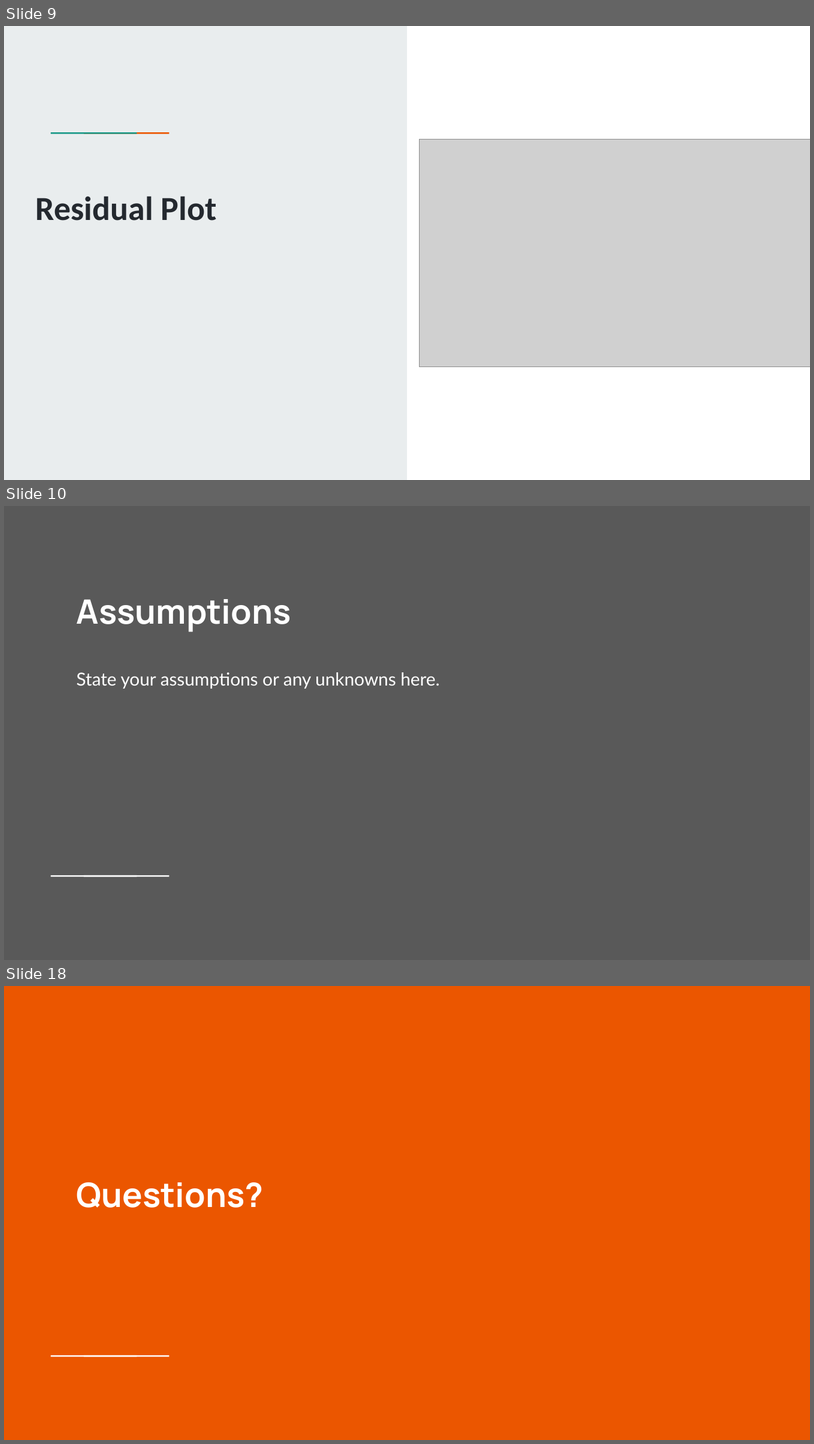
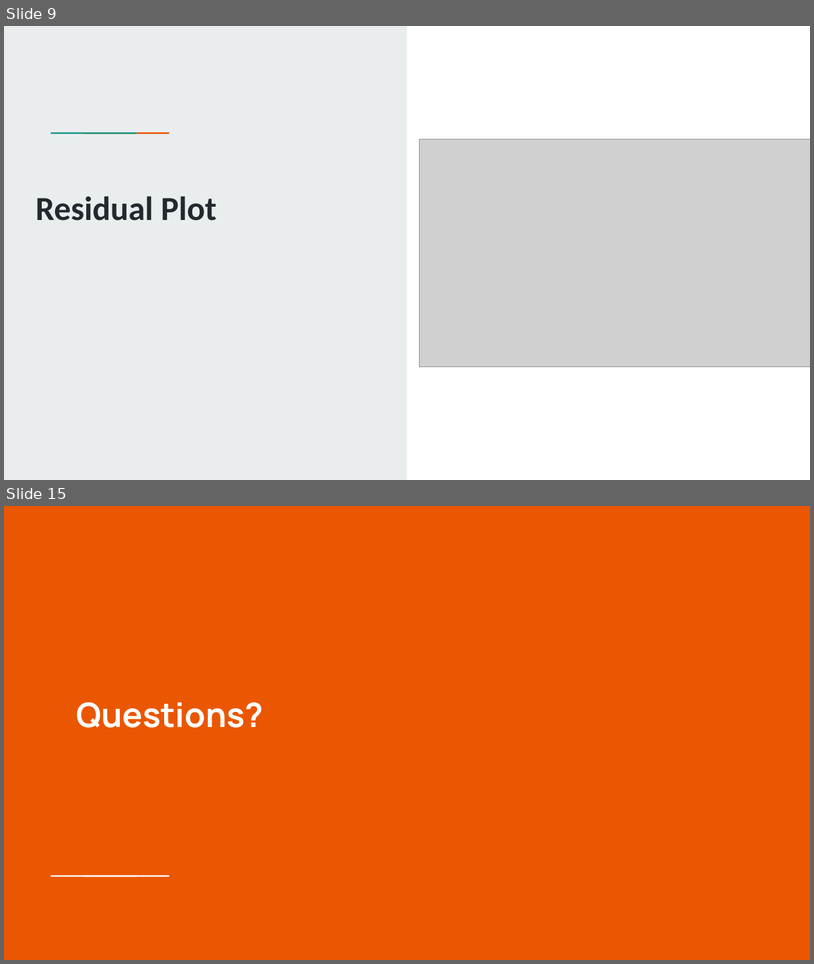
Before and after one commit to Jarney903/Red-ProjectHub, a slide deck: Presentation/Presentation1.pptx. Shown one above the other, each under a label of ours: slides 9, 10 and 18 before the commit, slides 9 and 15 after it; the slides between them are not shown. The pictures are 814x1444 and 814x964 pixels, drawn with LibreOffice and Linux fonts; fonts in the diff are those of the drawing; grey boxes stand for pictures. Boxes give left, top, right and bottom in pixels: in the first picture for what was removed or moved away, otherwise in the second. Text is boxed around its words. In the diff, an @@ line names an element or a change of style, - is before the commit and + after.

```diff
--- a/Presentation/Presentation1.pptx
+++ b/Presentation/Presentation1.pptx
@@ slide 10 removed at <box>4,506,810,960</box>, background #595959; not listed: 2 template elements that a slide beside it also shows @@
@@ title removed at <box>77,599,291,632</box> @@
-Assumptions
@@ title removed at <box>77,672,440,688</box> @@
-State your assumptions or any unknowns here.
@@ what was slide 18 is now slide 15 @@
```
Also in this commit, not shown: 1 slide changed, 6 slides added, 7 other slides removed.
